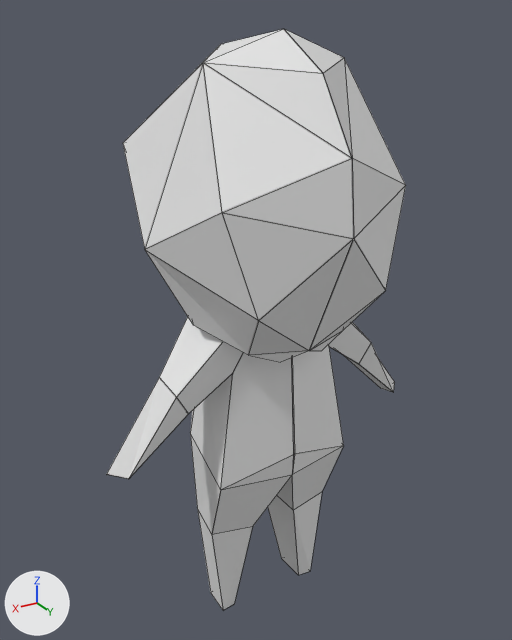
An edit to the Blender file Assets/player.blend, drawn before and after from the same camera.
One viewpoint serves both versions: a camera (50 mm lens) standing at (1.31, 2.22, 2.39) and looking at (0.01, 0.04, 1.29). Every picture has the same lights, and +X, +Y and +Z are marked at lower left. Mesh edges are drawn as thin lines. The same objects are shown in both versions, whatever each file hides.

Names of what the first picture shows: 'Body'.
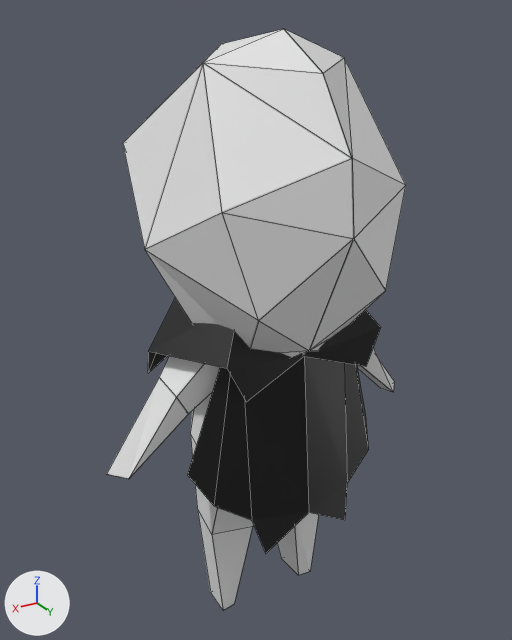
What differs and where, as boxes (x1, y1, x2, y2) in the pictures (512 x 640 px; the box of a moved part takes in the faces that stretch with it):
'Body', reshaped, moved
    both: (106, 29, 406, 610)
part 1 of me_cube_002, moved or reshaped
    before: (174, 295, 368, 362)
    after: (174, 295, 368, 357)
part 2 of me_cube_002, moved or reshaped
    before: (106, 317, 395, 610)
    after: (106, 347, 395, 610)
part 3 of me_cube_002, added (black)
    after: (148, 298, 380, 553)

The change in detail:
me_cube_002 is used by ob_body; location (0.0, 0.0, 0.0).
me_cube_002 had 62 vertices, 67 faces and spanned x 0.0..0.68, y -0.4..0.6, z 0.0..2.35.
me_cube_002 now has 75 vertices, 74 faces and spans x 0.0..0.68, y -0.62..0.38, z 0.0..2.35.
me_cube_002 part 1: the loose piece of 19 vertices spanning x 0.0..0.47, y -0.4..0.6, z 1.27..2.35 is moved by (0.0, -0.22, 0.0).
me_cube_002 part 2: the loose piece of 43 vertices spanning x 0.0..0.68, y -0.35..0.47, z 0.0..2.3 is moved by (0.0, -0.22, 0.0).
me_cube_002 part 3: a new loose piece of 13 vertices spanning x 0.0..0.47, y -0.32..0.2, z 0.51..1.53, in mat_player_uv_psd (picture img_player_uv_psd).
Object 'Body' (ob_body) moves from (0.0, 0.0, 0.0) to (0.0, 0.224, 0.0).
